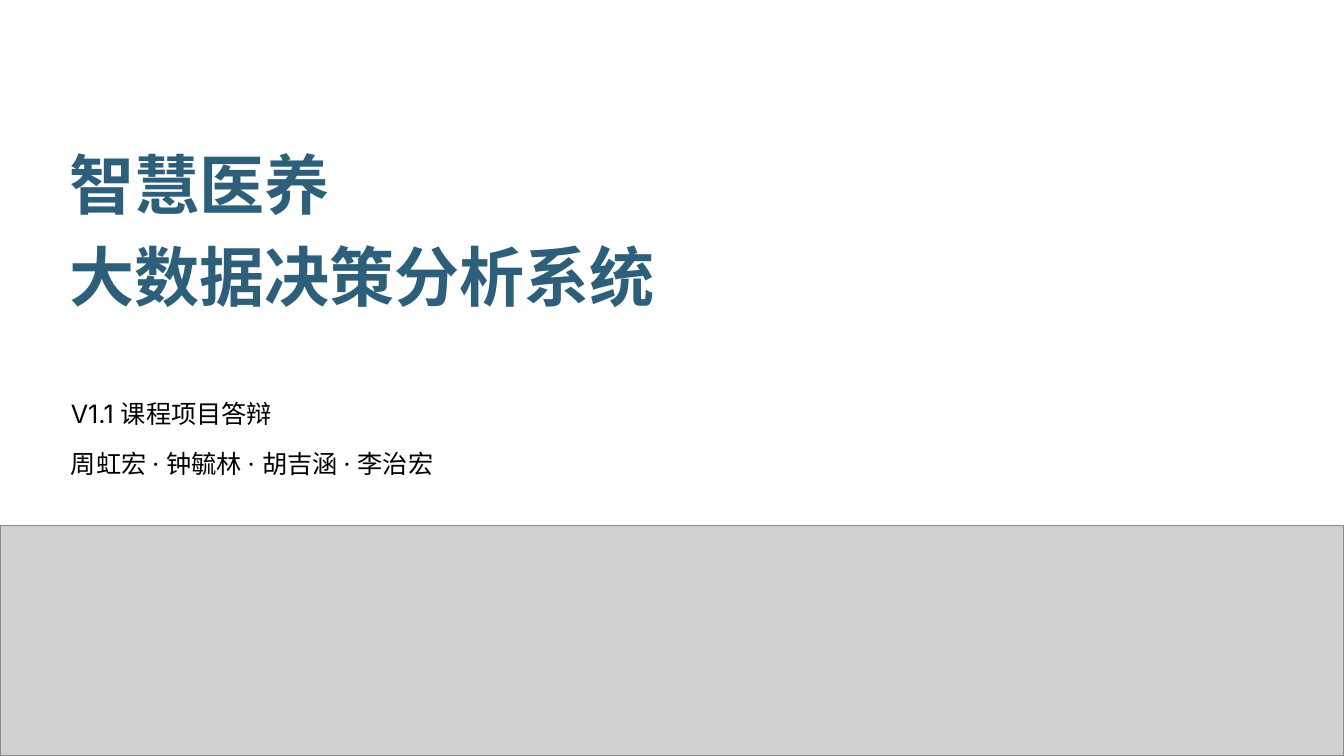
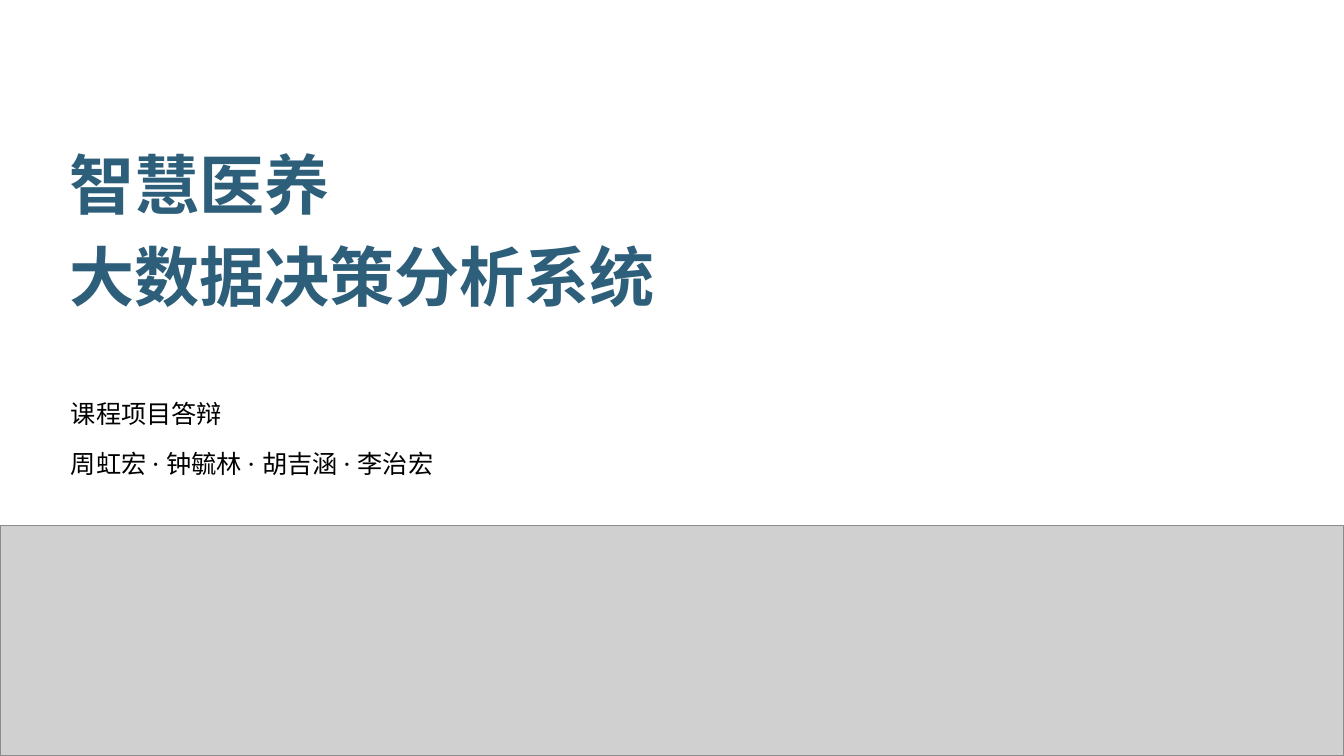
Before and after one commit to Cakehand-abc/dev, a slide deck: slide 1 of docs/deliverables/09 项目答辩.pptx. Drawn at 1344x756 pixels with LibreOffice and Linux fonts; fonts in the diff are those of the drawing; grey boxes stand for pictures. Boxes give left, top, right and bottom in pixels: in the first picture for what was removed or moved away, otherwise in the second. Text is boxed around its words. In the diff, an @@ line names an element or a change of style, - is before the commit and + after.

```diff
--- a/docs/deliverables/09 项目答辩.pptx
+++ b/docs/deliverables/09 项目答辩.pptx
@@ subtitle at <box>71,402,222,425</box>: text changed @@
-V1.1 课程项目答辩
+课程项目答辩
```
Also in this commit, not shown: 2 other slides changed, 28 other files.
